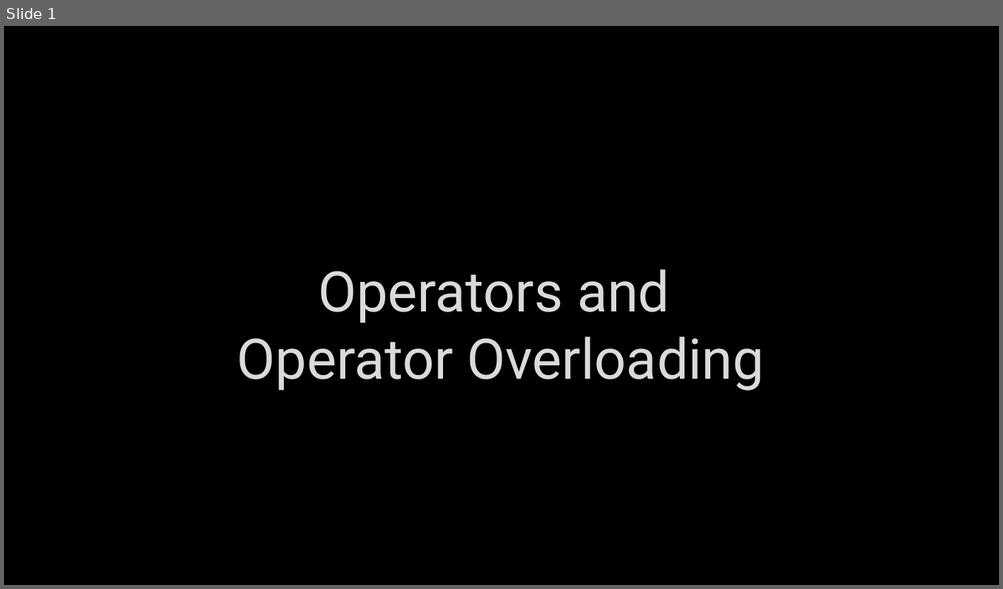
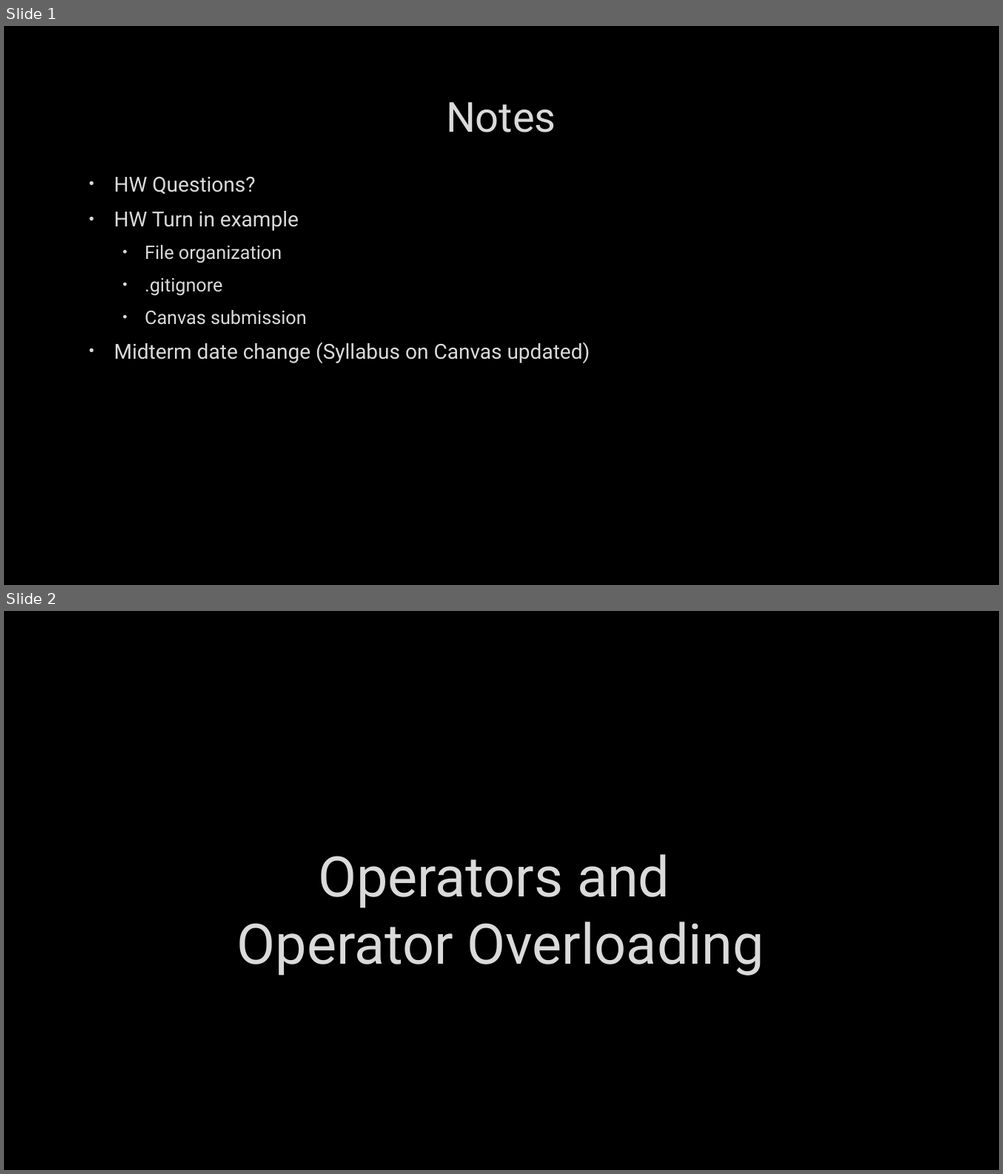
Before and after one commit to darrare/CS-3020, a slide deck: Documents/Powerpoints/2.1 Operators and Overloading.pptx. Shown one above the other, each under a label of ours: slide 1 before the commit, slides 1 and 2 after it. The pictures are 1003x589 and 1003x1174 pixels, drawn with LibreOffice and Linux fonts; fonts in the diff are those of the drawing; background and template pictures are left out. Boxes give left, top, right and bottom in pixels: in the first picture for what was removed or moved away, otherwise in the second. Text is boxed around its words. In the diff, an @@ line names an element or a change of style, - is before the commit and + after.

```diff
--- a/Documents/Powerpoints/2.1 Operators and Overloading.pptx
+++ b/Documents/Powerpoints/2.1 Operators and Overloading.pptx
@@ slide 1 added at (4,26,999,585), background picture (left out) @@
@@ title added at (446,102,556,133), 40 pt, text #DADADA @@
+Notes
@@ text added at (114,177,590,363), 20 pt, text #DADADA @@
+• HW Questions?
+• HW Turn in example
+  • File organization
+  • .gitignore
+  • Canvas submission
+• Midterm date change (Syllabus on Canvas updated)
@@ what was slide 1 is now slide 2 @@
```
